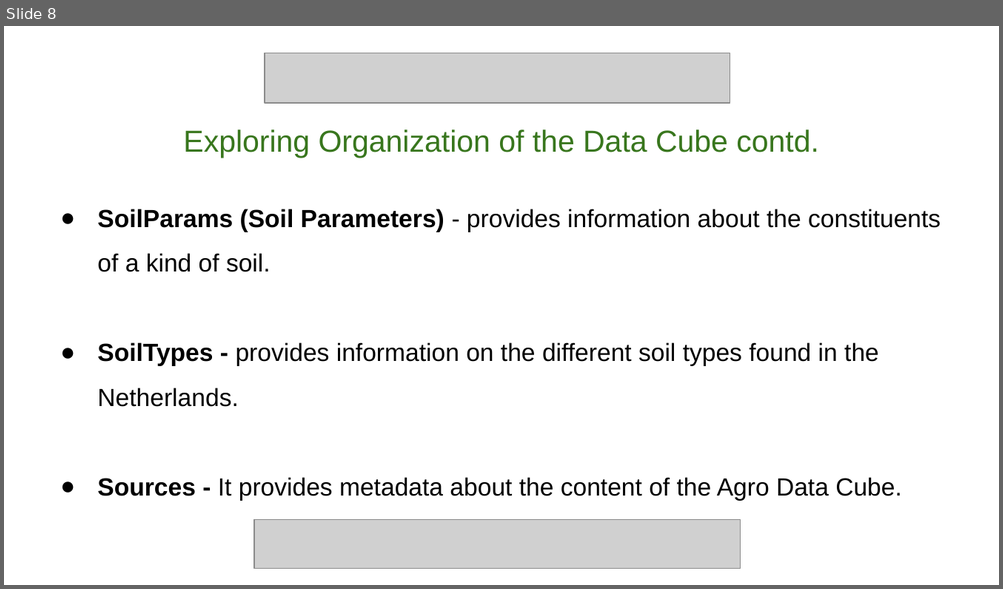
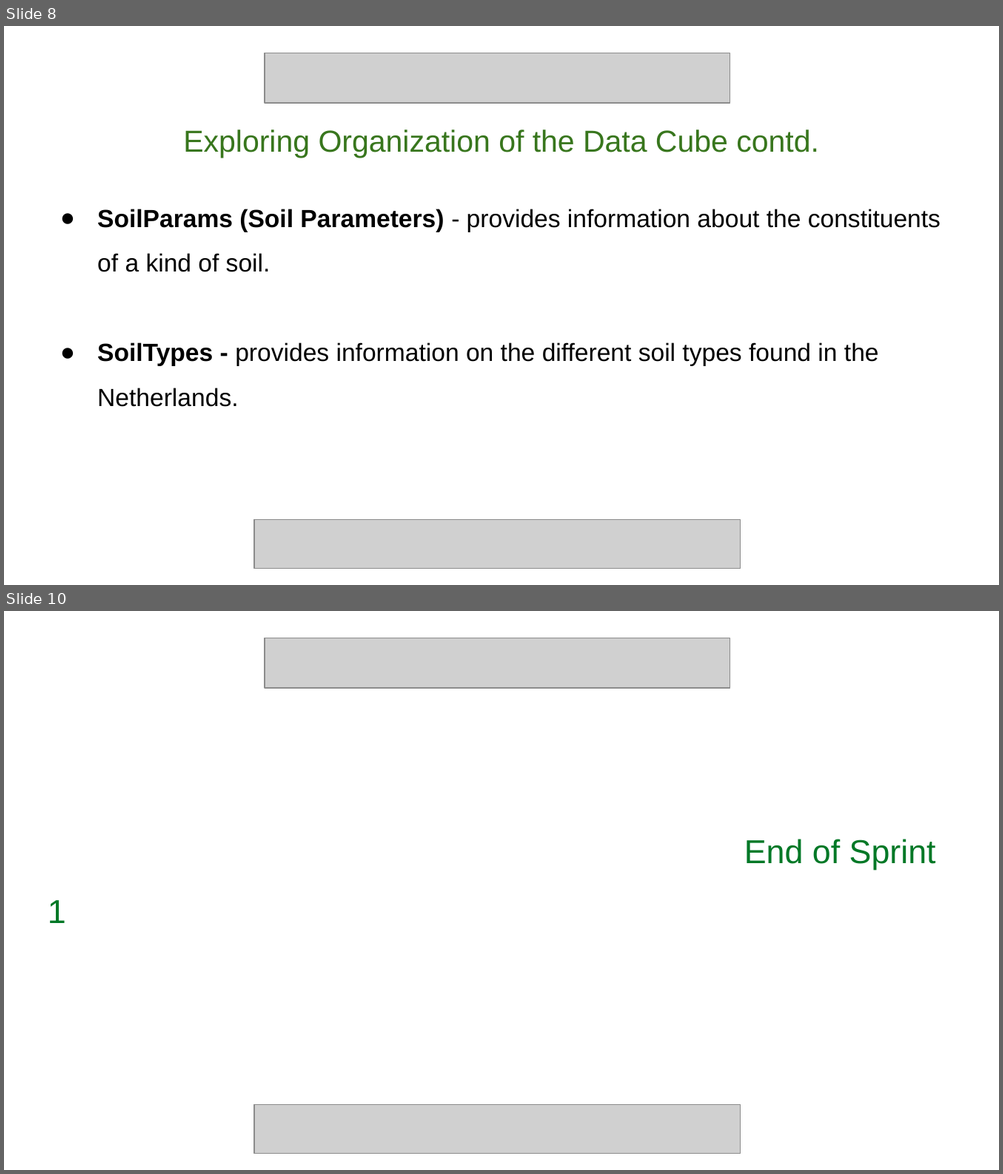
Before and after one commit to Desae/CFO-Project, a slide deck: CFO - Standard Reporting Powerpoint.pptx. Shown one above the other, each under a label of ours: slide 8 before the commit, slides 8 and 10 after it; the slides between them are not shown. The pictures are 1003x589 and 1003x1174 pixels, drawn with LibreOffice and Linux fonts; fonts in the diff are those of the drawing; grey boxes stand for pictures. Boxes give left, top, right and bottom in pixels: in the first picture for what was removed or moved away, otherwise in the second. Text is boxed around its words. In the diff, an @@ line names an element or a change of style, - is before the commit and + after.

```diff
--- a/CFO - Standard Reporting Powerpoint.pptx
+++ b/CFO - Standard Reporting Powerpoint.pptx
@@ slide 10 added at [4,611,999,1170], background #FFFFFF @@
@@ picture added at [264,638,730,687] @@
@@ text added at [48,839,936,923], 24 pt, text #007826 @@
+End of Sprint 1
@@ picture added at [253,1105,739,1154] @@
@@ slide 8 changed as well @@
@@ text at [97,477,902,500]: paragraph removed @@
-● Sources - It provides metadata about the content of the Agro Data Cube.
```
Also in this commit, not shown: 6 other slides changed, 1 other slide added, 9 other files.
